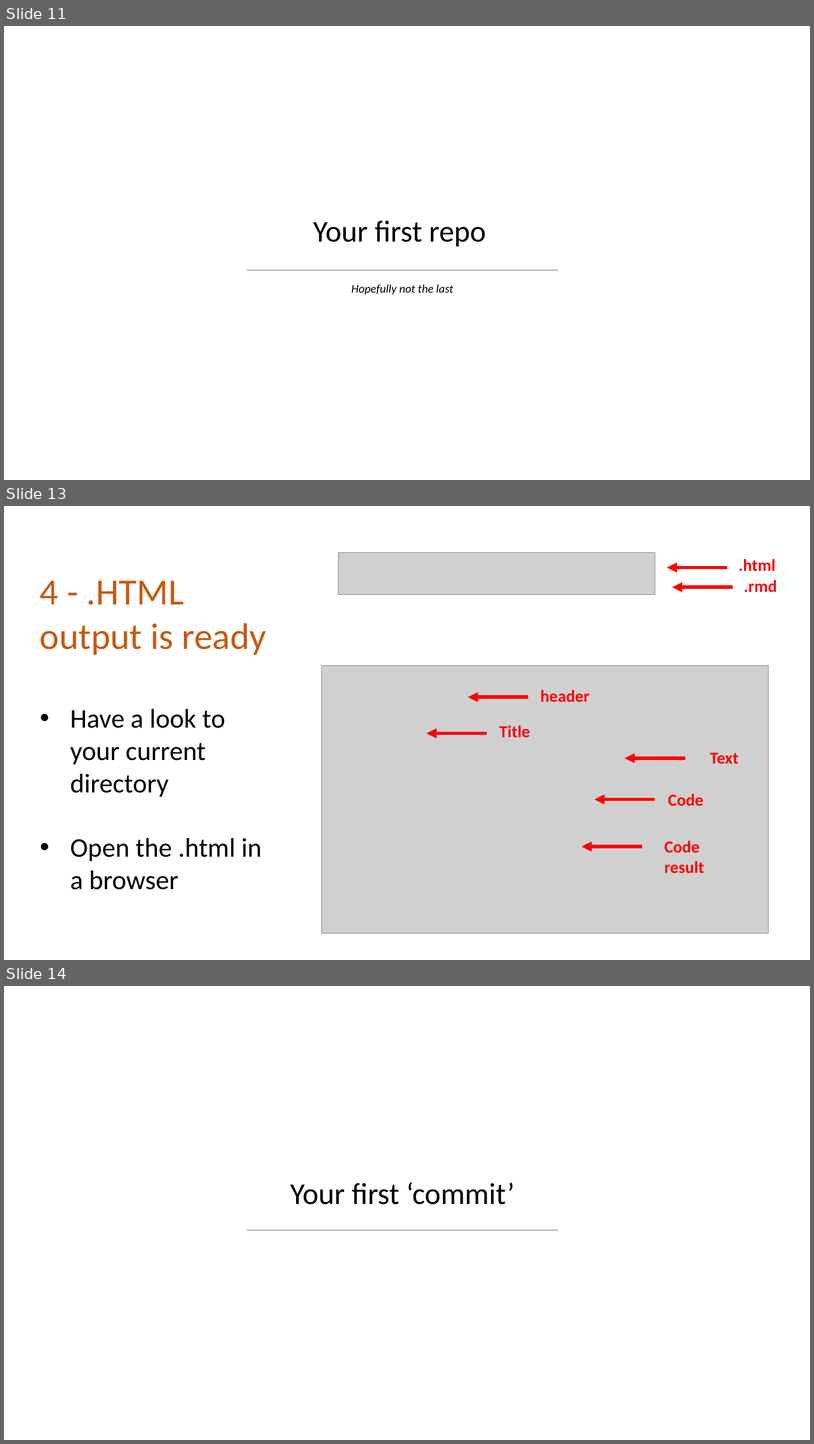
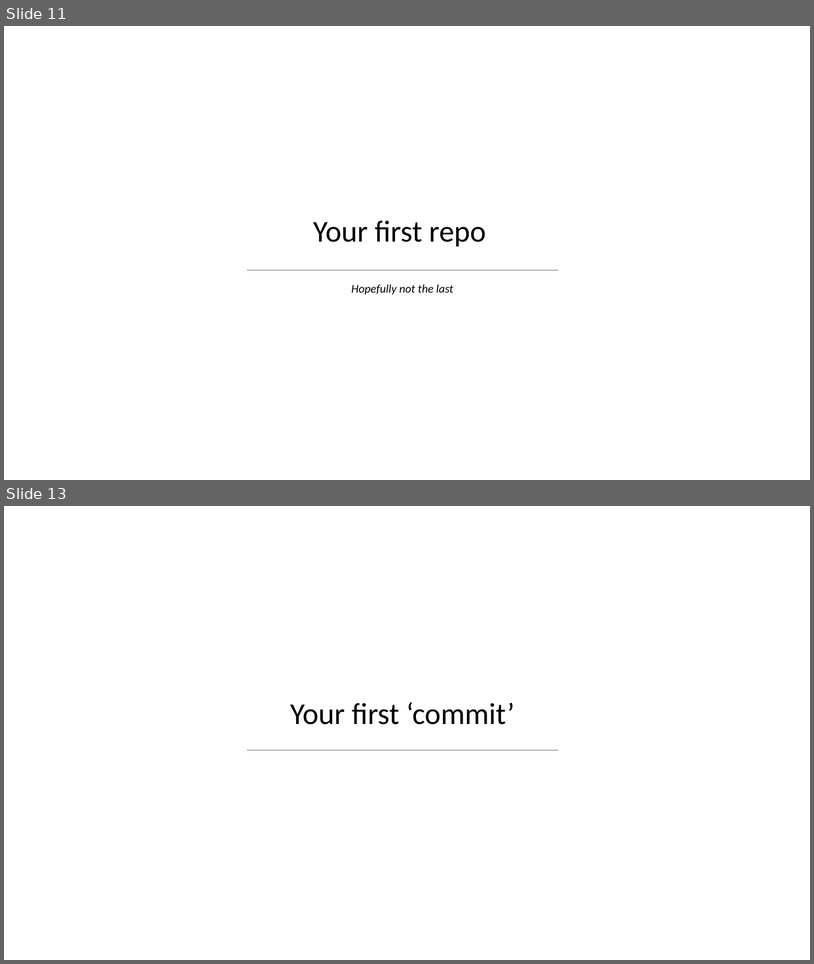
Before and after one commit to holtzy/Teaching, a slide deck: Intro_Github.pptx. Shown one above the other, each under a label of ours: slides 11, 13 and 14 before the commit, slides 11 and 13 after it; the slides between them are not shown. The pictures are 814x1444 and 814x964 pixels, drawn with LibreOffice and Linux fonts; fonts in the diff are those of the drawing; grey boxes stand for pictures; background and template pictures are left out. Boxes give left, top, right and bottom in pixels: in the first picture for what was removed or moved away, otherwise in the second. Text is boxed around its words. In the diff, an @@ line names an element or a change of style, - is before the commit and + after.

```diff
--- a/Intro_Github.pptx
+++ b/Intro_Github.pptx
@@ slide 13 removed at (4,506,810,960), background #FFFFFF @@
@@ picture removed at (339,553,656,594) @@
@@ text removed at (739,559,776,571) @@
-.html
@@ arrow removed from (728, 568) to (667, 568) @@
@@ text removed at (40,580,267,889) @@
-4 - .HTML output is ready
-• Have a look to your current directory
-• Open the .html in a browser
@@ arrow removed from (733, 587) to (672, 587) @@
@@ text removed at (744,580,777,592) @@
-.rmd
@@ picture removed at (321,665,769,933) @@
@@ arrow removed from (529, 697) to (468, 697) @@
@@ text removed at (540,690,590,702) @@
-header
@@ arrow removed from (488, 733) to (427, 733) @@
@@ text removed at (500,725,530,737) @@
-Title
@@ text removed at (710,753,739,763) @@
-Text
@@ arrow removed from (686, 758) to (625, 758) @@
@@ text removed at (668,793,704,805) @@
-Code
@@ arrow removed from (656, 799) to (595, 799) @@
@@ arrow removed from (643, 847) to (582, 847) @@
@@ text removed at (665,840,705,873) @@
-Code result
@@ what was slide 14 is now slide 13 @@
```
Also in this commit, not shown: 3 slides changed, 7 slides added, 2 other slides removed, 1 other file.
